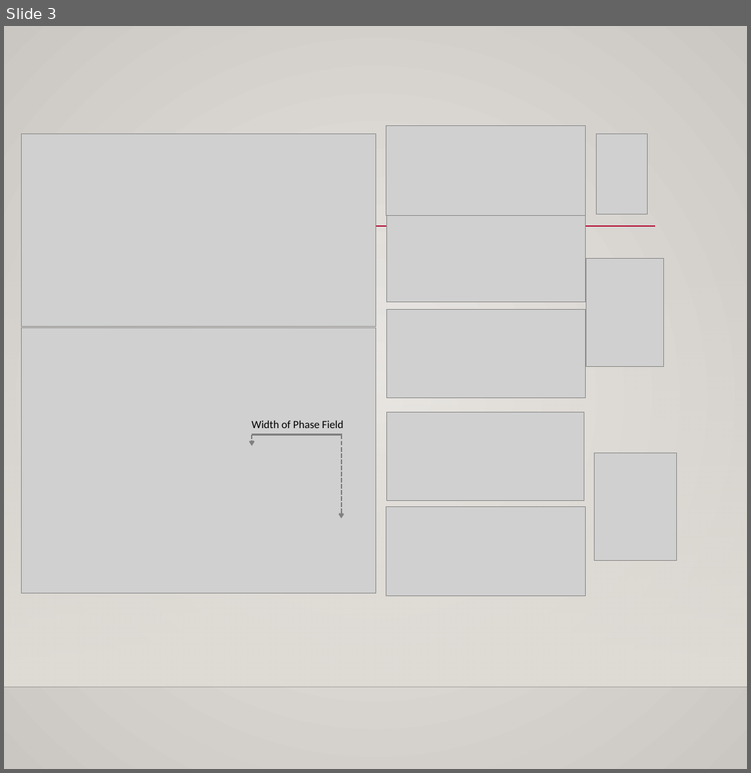
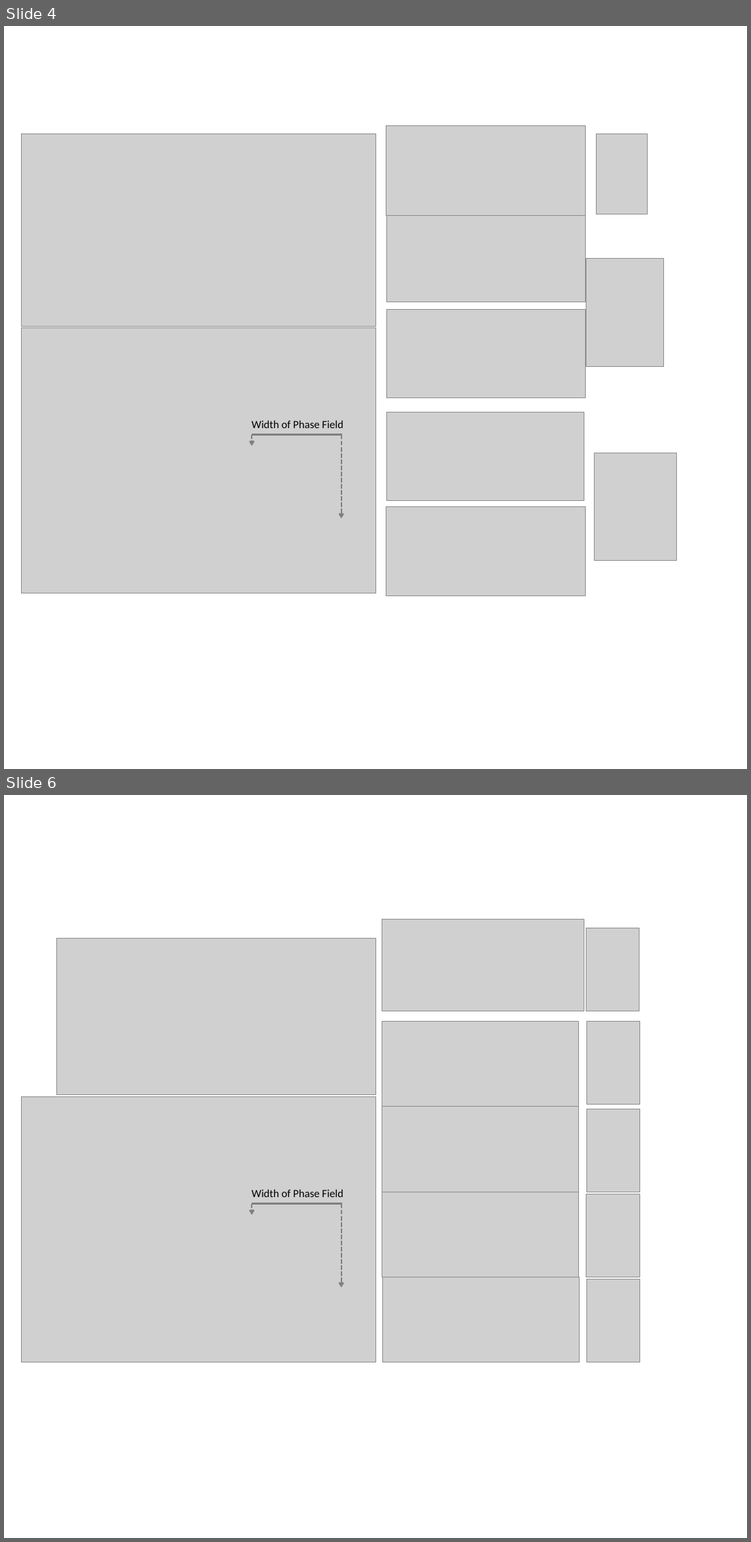
Before and after one commit to idaang267/FEniCS, a slide deck: Phase_Field_Fracture/Figures/PaperFigures.pptx. Shown one above the other, each under a label of ours: slide 3 before the commit, slides 4 and 6 after it; the slides between them are not shown. The pictures are 751x773 and 751x1542 pixels, drawn with LibreOffice and Linux fonts; fonts in the diff are those of the drawing; grey boxes stand for pictures; background and template pictures are left out. Boxes give left, top, right and bottom in pixels: in the first picture for what was removed or moved away, otherwise in the second. Text is boxed around its words. In the diff, an @@ line names an element or a change of style, - is before the commit and + after.

Commit message:
New folder for new project
Update of figures in phase-field fracture project. Update of tex files

```diff
--- a/Phase_Field_Fracture/Figures/PaperFigures.pptx
+++ b/Phase_Field_Fracture/Figures/PaperFigures.pptx
@@ slide 6 added at [4,795,747,1538], background #FFFFFF @@
@@ picture added at [381,919,583,1011] @@
@@ picture added at [585,928,638,1011] @@
@@ picture added at [56,938,376,1095] @@
@@ picture added at [381,1021,578,1106] @@
@@ picture added at [586,1021,639,1104] @@
@@ picture added at [21,1096,375,1362] @@
@@ picture added at [381,1106,578,1191] @@
@@ picture added at [586,1108,639,1191] @@
@@ text added at [252,1189,343,1197], 16 pt, text #000000 @@
+Width of Phase Field
@@ picture added at [381,1191,578,1276] @@
@@ picture added at [585,1194,640,1277] @@
@@ line added from (252, 1204) to (342, 1204), #808080 2.25 pt @@
@@ arrow added from (252, 1204) to (252, 1215), #808080 2.25 pt dashed @@
@@ arrow added from (341, 1204) to (341, 1287), #808080 2.25 pt dashed @@
@@ picture added at [382,1276,579,1362] @@
@@ picture added at [586,1279,639,1362] @@
@@ what was slide 3 is now slide 4 @@
@@ slide 4 changed as well @@
@@ background gradient #ECEAE7 to #CAC7C1 to #FFFFFF @@
@@ line removed from (122, 226) to (655, 226) @@
@@ rectangle removed at [4,244,747,686] @@
@@ line removed from (4, 686) to (747, 686) @@
```
Also in this commit, not shown: 2 other slides changed, 5 other slides added, 1 slide removed, 39 other files.
